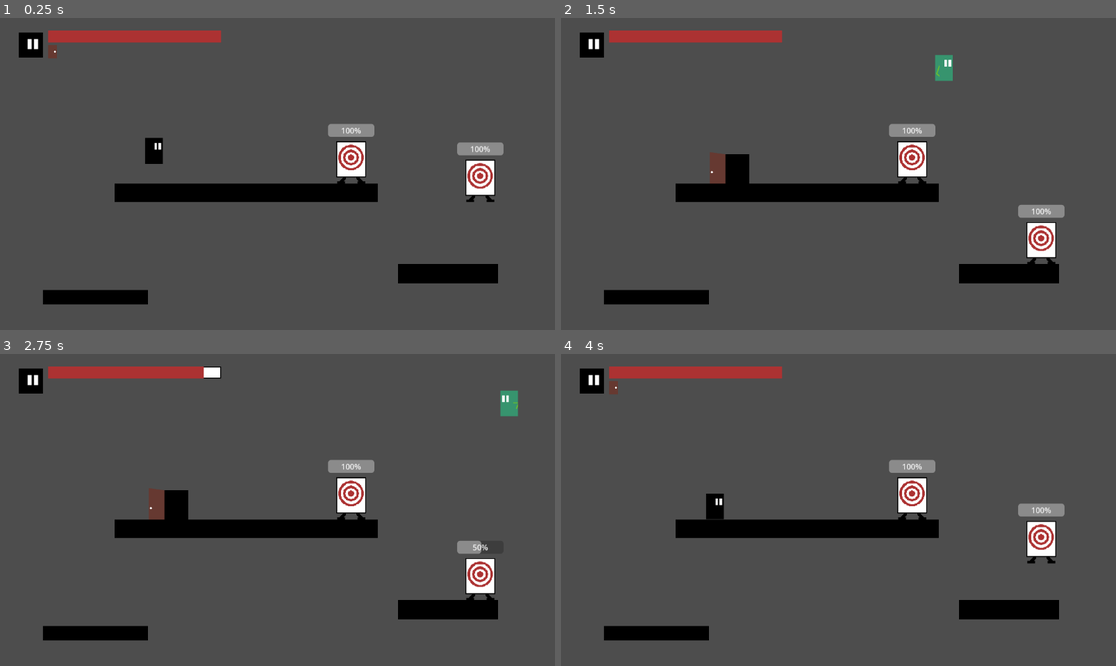
Above: before the commit, frames 1-4 (two rows, left to right).
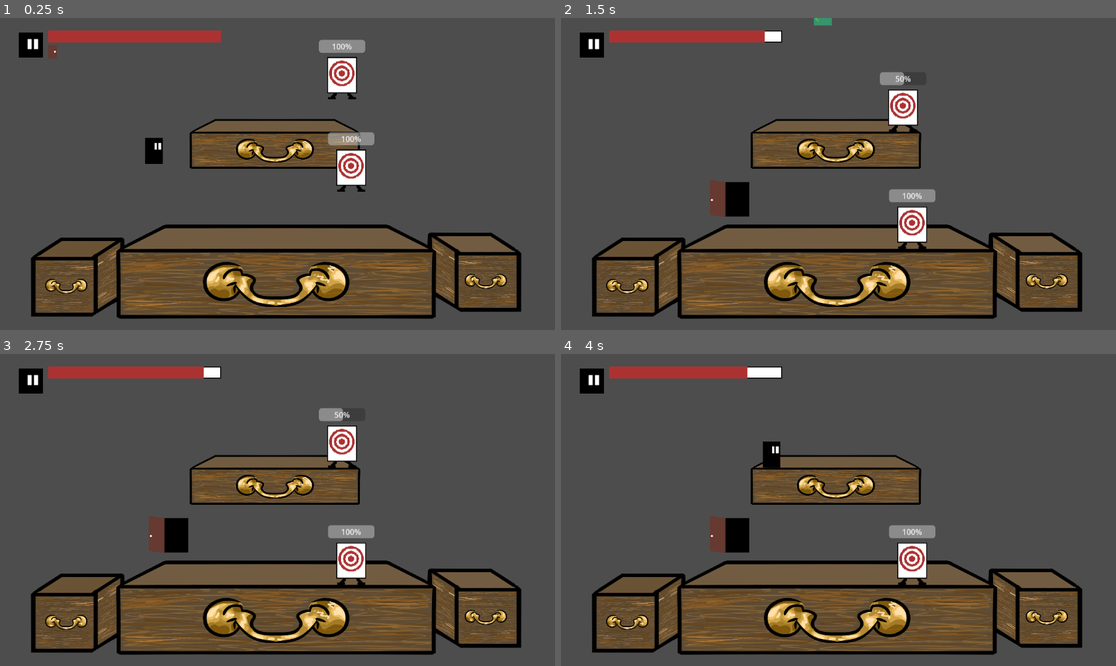
Above: after the commit, the same moments.

Repository: javiermarhuich/videojuego-portonazo
Game: Godot game, scene res://test_nivel.tscn
The game is run twice, just before and just after one commit, with the same random seed, the same clock (stepped at 60 frames per second) and the same inputs.
Inputs (mouse positions are in pixels of both pictures, inside the frame that each line leads up to):
- Up to frame 1 (0.25 s): no input
- Up to frame 2 (1.5 s): tap Enter (ui_accept) at 0.5, 0.77 s; hold Right (ui_right) from 0.53 s (still down)
- Up to frame 3 (2.75 s): tap Enter (ui_accept) at 1.52 s; release Right (ui_right) at 2.03 s; hold Left (ui_left) from 2.03 s (still down)
- Up to frame 4 (4 s): release Left (ui_left) at 2.78 s; hold Right (ui_right) 2.78-3.5 s; tap Enter (ui_accept) at 3.02 s; click (844, 531) at 3.5 s, where only the run before the commit has a clickable "Volver a jugar"

The runs differ from the first frame. In frame 1, 34% of the frame differs, in the area x 5-94%, y 6-97%; in frame 2, 35%, in the area x 5-94%, y 0-97%; in frame 3, 34%; in frame 4, 34%.

Commit message:
feat: Changing platforms

Diff:
--- a/objects/Piso.tscn
+++ b/objects/Piso.tscn
@@ -3,7 +3,7 @@
 [ext_resource type="Texture2D" uid="uid://cg7ibf6ktgc6n" path="res://images/wip_floor.png" id="1_o2v2y"]
 
 [sub_resource type="RectangleShape2D" id="RectangleShape2D_nc12j"]
-size = Vector2(806, 41)
+size = Vector2(4418, 277)
 
 [node name="StaticBody2D" type="StaticBody2D"]
 
--- /dev/null
+++ b/objects/Plataformas/PlataformaCentral.tscn
@@ -0,0 +1,17 @@
+[gd_scene load_steps=3 format=3 uid="uid://d341sykot2vlk"]
+
+[ext_resource type="Texture2D" uid="uid://bhkuh4palv0or" path="res://images/Plataforma central.png" id="1_1n2gu"]
+
+[sub_resource type="RectangleShape2D" id="RectangleShape2D_nc12j"]
+size = Vector2(4418, 277)
+
+[node name="StaticBody2D" type="StaticBody2D"]
+
+[node name="WipFloor" type="Sprite2D" parent="."]
+scale = Vector2(2.68, 2)
+texture = ExtResource("1_1n2gu")
+
+[node name="CollisionShape2D" type="CollisionShape2D" parent="."]
+position = Vector2(0, -137.5)
+shape = SubResource("RectangleShape2D_nc12j")
+one_way_collision = true
--- /dev/null
+++ b/objects/Plataformas/PlataformaDerecha.tscn
@@ -0,0 +1,18 @@
+[gd_scene load_steps=3 format=3 uid="uid://bqe3s4djfy5nr"]
+
+[ext_resource type="Texture2D" uid="uid://cxsjpydc3x3x7" path="res://images/Plataforma derecha.png" id="1_egyop"]
+
+[sub_resource type="RectangleShape2D" id="RectangleShape2D_x60by"]
+size = Vector2(1527.31, 183.053)
+
+[node name="PlataformaDerecha" type="StaticBody2D"]
+
+[node name="PlataformaDerecha" type="Sprite2D" parent="."]
+scale = Vector2(0.3, 0.3)
+texture = ExtResource("1_egyop")
+
+[node name="CollisionShape2D" type="CollisionShape2D" parent="."]
+position = Vector2(28.4199, -22.8546)
+rotation = -3.14159
+scale = Vector2(0.0909047, -0.162298)
+shape = SubResource("RectangleShape2D_x60by")
--- /dev/null
+++ b/objects/Plataformas/PlataformaIzquierda.tscn
@@ -0,0 +1,16 @@
+[gd_scene load_steps=3 format=3 uid="uid://cfvixw7n7rda"]
+
+[ext_resource type="Texture2D" uid="uid://b62b3f7ipa8at" path="res://images/Plataforma izquierda.png" id="1_6nxgl"]
+
+[sub_resource type="RectangleShape2D" id="RectangleShape2D_waa0g"]
+size = Vector2(136, 46.5)
+
+[node name="PlataformaIzquierda" type="StaticBody2D"]
+
+[node name="PlataformaIzquierda" type="Sprite2D" parent="."]
+scale = Vector2(0.3, 0.3)
+texture = ExtResource("1_6nxgl")
+
+[node name="CollisionShape2D" type="CollisionShape2D" parent="."]
+position = Vector2(-28, -17.75)
+shape = SubResource("RectangleShape2D_waa0g")
--- a/test_nivel.tscn
+++ b/test_nivel.tscn
@@ -1,7 +1,6 @@
-[gd_scene load_steps=11 format=3 uid="uid://bgwa3klnyx3yj"]
+[gd_scene load_steps=13 format=3 uid="uid://bgwa3klnyx3yj"]
 
 [ext_resource type="Script" uid="uid://ctsuya4wr2m2f" path="res://test_nivel.gd" id="1_uyrhp"]
-[ext_resource type="PackedScene" uid="uid://dun6jtylswou6" path="res://objects/Piso.tscn" id="1_y30hp"]
 [ext_resource type="PackedScene" uid="uid://d2iphac4y7y8i" path="res://character/Angel.tscn" id="2_wopbp"]
 [ext_resource type="PackedScene" uid="uid://cc6o1qajo15r8" path="res://objects/target/Target.tscn" id="3_n5srj"]
 [ext_resource type="PackedScene" uid="uid://ckp6xtyjybqty" path="res://hud/HealthBar/health_bar.tscn" id="4_5snua"]
@@ -9,6 +8,9 @@
 [ext_resource type="Script" uid="uid://dyrw5cuggvy0p" path="res://HUD.gd" id="4_eit4f"]
 [ext_resource type="Texture2D" uid="uid://ccuwk4viyt8uo" path="res://images/character_icon.png" id="5_eit4f"]
 [ext_resource type="Script" uid="uid://b01sao5pug0bj" path="res://game_over.gd" id="9_01j55"]
+[ext_resource type="PackedScene" uid="uid://d341sykot2vlk" path="res://objects/Plataformas/PlataformaCentral.tscn" id="9_esuhr"]
+[ext_resource type="PackedScene" uid="uid://bqe3s4djfy5nr" path="res://objects/Plataformas/PlataformaDerecha.tscn" id="9_r2cik"]
+[ext_resource type="PackedScene" uid="uid://cfvixw7n7rda" path="res://objects/Plataformas/PlataformaIzquierda.tscn" id="10_3ocgg"]
 
 [sub_resource type="LabelSettings" id="LabelSettings_esuhr"]
 font_size = 80
@@ -20,23 +22,25 @@
 
 [node name="Nivel_jugable" type="CanvasLayer" parent="."]
 
-[node name="StaticBody2D" parent="Nivel_jugable" instance=ExtResource("1_y30hp")]
-position = Vector2(511, 363)
-scale = Vector2(0.680064, 0.480614)
+[node name="PlataformaDerecha" parent="Nivel_jugable" instance=ExtResource("9_r2cik")]
+position = Vector2(984, 527)
 
-[node name="StaticBody2D2" parent="Nivel_jugable" instance=ExtResource("1_y30hp")]
-position = Vector2(198, 580)
-scale = Vector2(0.271672, 0.382603)
+[node name="PlataformaIzquierda" parent="Nivel_jugable" instance=ExtResource("10_3ocgg")]
+position = Vector2(161, 538)
 
-[node name="StaticBody2D3" parent="Nivel_jugable" instance=ExtResource("1_y30hp")]
-position = Vector2(930, 531)
-scale = Vector2(0.257482, 0.48764)
+[node name="StaticBody2D" parent="Nivel_jugable" instance=ExtResource("9_esuhr")]
+position = Vector2(574, 528)
+scale = Vector2(0.15, 0.176406)
+
+[node name="StaticBody2D2" parent="Nivel_jugable" instance=ExtResource("9_esuhr")]
+position = Vector2(571, 262)
+scale = Vector2(0.08, 0.0934063)
 
 [node name="Area2D" parent="Nivel_jugable" instance=ExtResource("3_n5srj")]
 position = Vector2(729, 289)
 
 [node name="Area2D2" parent="Nivel_jugable" instance=ExtResource("3_n5srj")]
-position = Vector2(997, 310)
+position = Vector2(710, 97)
 
 [node name="Jugador" parent="Nivel_jugable" instance=ExtResource("2_wopbp")]
 position = Vector2(320, 248)
Binary file added: images/Plataforma central.png
Not shown, added: images/Plataforma central.png.import
Binary file added: images/Plataforma derecha.png
Not shown, added: images/Plataforma derecha.png.import
Binary file added: images/Plataforma izquierda.png
Not shown, added: images/Plataforma izquierda.png.import
Not shown, added: hud/HealthBar/Fondo juego.mp4
Not shown, added: images/Fondo juego.mp4
